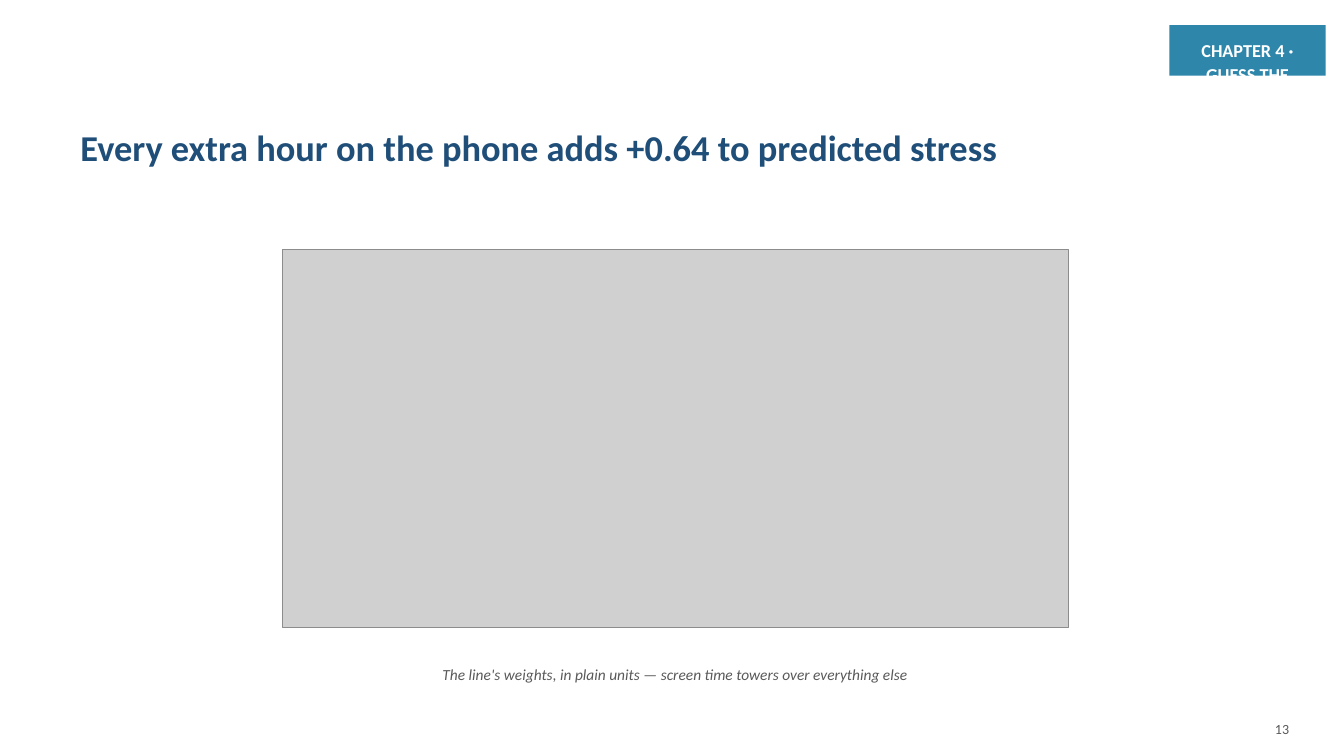
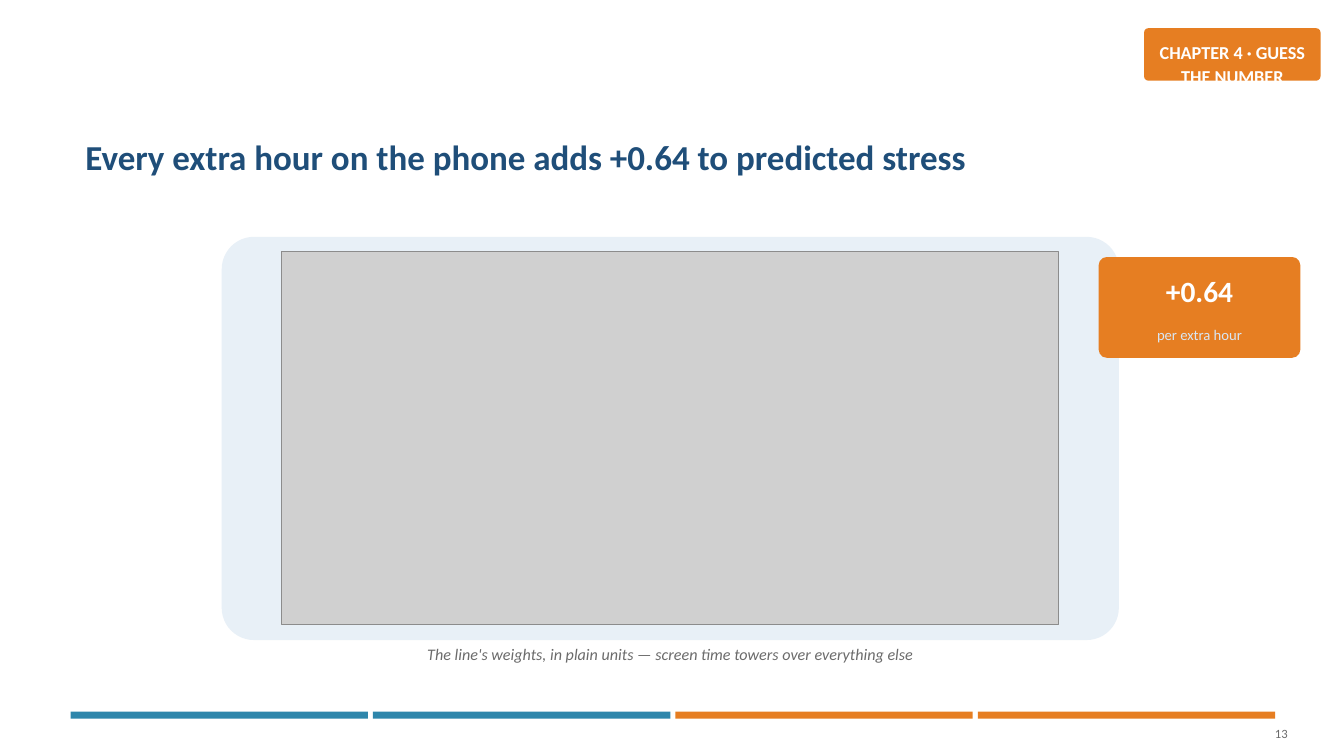
Before and after one commit to jaismine19/social-media-stress-analysis, a slide deck: slide 13 of presentation/Social_Media_Stress_Presentation.pptx. Drawn at 1344x756 pixels with LibreOffice and Linux fonts; fonts in the diff are those of the drawing; grey boxes stand for pictures. Boxes give left, top, right and bottom in pixels: in the first picture for what was removed or moved away, otherwise in the second. Text is boxed around its words. In the diff, an @@ line names an element or a change of style, - is before the commit and + after.

```diff
--- a/presentation/Social_Media_Stress_Presentation.pptx
+++ b/presentation/Social_Media_Stress_Presentation.pptx
@@ rounded rectangle: place and size @@
-rounded rectangle at [1170, 25, 1326, 76]
+rounded rectangle at [1144, 28, 1321, 81]
@@ rounded rectangle at [1144, 28, 1321, 81]: rectangle to rounded rectangle; fill #2E86AB to #E67E22 @@
@@ text "CHAPTER 4 · GUESS THE ..." rewrapped from [1201, 45, 1289, 76] to [1160, 47, 1305, 81] @@
@@ text "Every extra hour on the ...": place and size @@
-text "Every extra hour on the ..." at [80, 135, 997, 167]
+text "Every extra hour on the ..." at [85, 145, 965, 176]
@@ text "Every extra hour on the ..." at [85, 145, 965, 176]: size 26 to 25 pt @@
@@ rounded rectangle added at [222, 237, 1119, 640], fill #E8F0F7 @@
@@ picture: place and size @@
-picture at [282, 250, 1069, 628]
+picture at [282, 252, 1060, 625]
@@ rounded rectangle added at [1099, 257, 1301, 358], fill #E67E22 @@
@@ text added at [1166, 282, 1233, 303], 21 pt, text #FFFFFF, bold @@
++0.64
@@ text added at [1157, 330, 1242, 343], 10.5 pt, text #D9E6F2 @@
+per extra hour
@@ text "The line's weights, in plain ...": place and size @@
-text "The line's weights, in plain ..." at [442, 669, 907, 683]
+text "The line's weights, in plain ..." at [427, 649, 913, 663]
@@ text "The line's weights, in plain ..." at [427, 649, 913, 663]: size 11 to 11.5 pt, text colour #595959 to #6B6B6B @@
@@ rectangle added at [71, 712, 368, 719], fill #2E86AB @@
@@ rectangle added at [373, 712, 670, 719], fill #2E86AB @@
@@ rectangle added at [676, 712, 973, 719], fill #E67E22 @@
@@ rectangle added at [978, 712, 1275, 719], fill #E67E22 @@
@@ text "13" at [1275, 730, 1288, 738]: size 10 to 9 pt, text colour #595959 to #6B6B6B @@
```
Also in this commit, not shown: 15 other slides changed.
